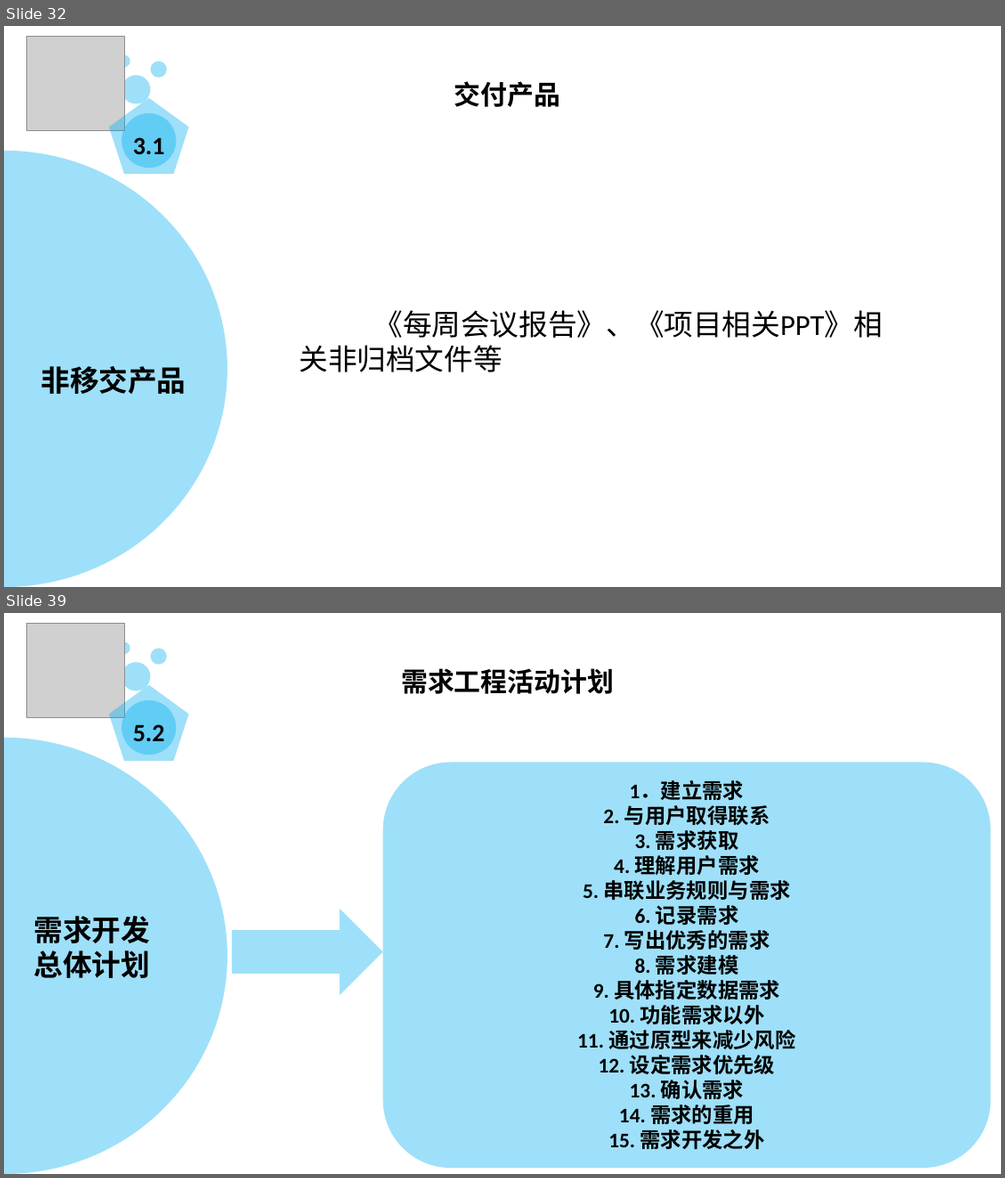
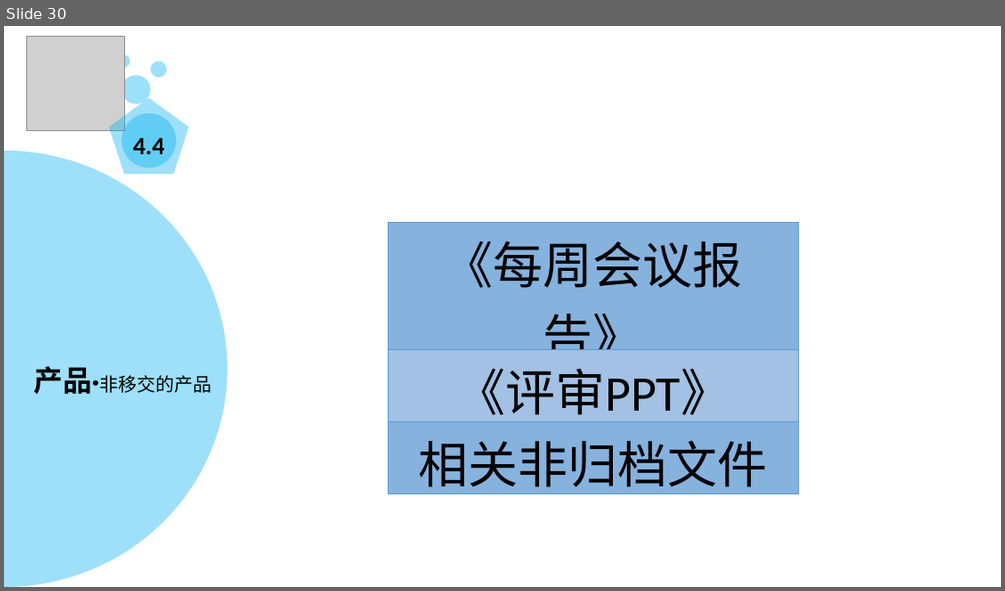
Before and after one commit to PRD2018-G13/PRD2018-G13-TeamProject, a slide deck: PRD2018-G13组项目/软件工程系列课程教学辅助网站/受控文档/分析设计/PRD2018-G13-项目里程碑.pptx. Shown one above the other, each under a label of ours: slides 32 and 39 before the commit, slide 30 after it; the slides between them are not shown. The pictures are 1005x1178 and 1005x591 pixels, drawn with LibreOffice and Linux fonts; fonts in the diff are those of the drawing; grey boxes stand for pictures; background and template pictures are left out. Boxes give left, top, right and bottom in pixels: in the first picture for what was removed or moved away, otherwise in the second. Text is boxed around its words. In the diff, an @@ line names an element or a change of style, - is before the commit and + after.

```diff
--- a/PRD2018-G13组项目/软件工程系列课程教学辅助网站/受控文档/分析设计/PRD2018-G13-项目里程碑.pptx
+++ b/PRD2018-G13组项目/软件工程系列课程教学辅助网站/受控文档/分析设计/PRD2018-G13-项目里程碑.pptx
@@ slide 39 removed at (4,613,1001,1174), background picture (left out); not listed: 1 template element that a slide beside it also shows @@
@@ group removed at (26,623,176,755): 4 ellipses, 1 picture @@
@@ pentagon removed at (109,685,189,761) @@
-5.2
@@ text removed at (401,668,614,694) @@
-需求工程活动计划
@@ pie slice (boxed as its full ellipse) removed at (4,737,226,1174) @@
@@ rounded rectangle removed at (383,762,991,1167) @@
-1．建立需求
-2. 与用户取得联系
-3. 需求获取
-4. 理解用户需求
-5. 串联业务规则与需求
-6. 记录需求
-7. 写出优秀的需求
-8. 需求建模
-9. 具体指定数据需求
-10. 功能需求以外
-11. 通过原型来减少风险
-12. 设定需求优先级
-13. 确认需求
-14. 需求的重用
-15. 需求开发之外
@@ text removed at (33,916,150,978) @@
-需求开发总体计划
@@ right arrow removed at (232,908,383,995) @@
@@ what was slide 32 is now slide 30 @@
@@ slide 30 changed as well @@
@@ text removed at (454,81,560,107) @@
-交付产品
@@ text in pentagon at (133,137,165,154): text changed @@
-3.1
+4.4
@@ table added at (388,222,798,499), 3 rows, 1 columns @@
+《每周会议报告》
+《评审PPT》
+相关非归档文件
@@ text removed at (299,310,882,372) @@
-《每周会议报告》、《项目相关PPT》相关非归档文件等
@@ text at (33,366,211,394): text changed; size 28 to 18 pt; bold off @@
-非移交产品
+产品·非移交的产品
```
Also in this commit, not shown: 18 other slides changed, 59 slides added, 56 other slides removed.
